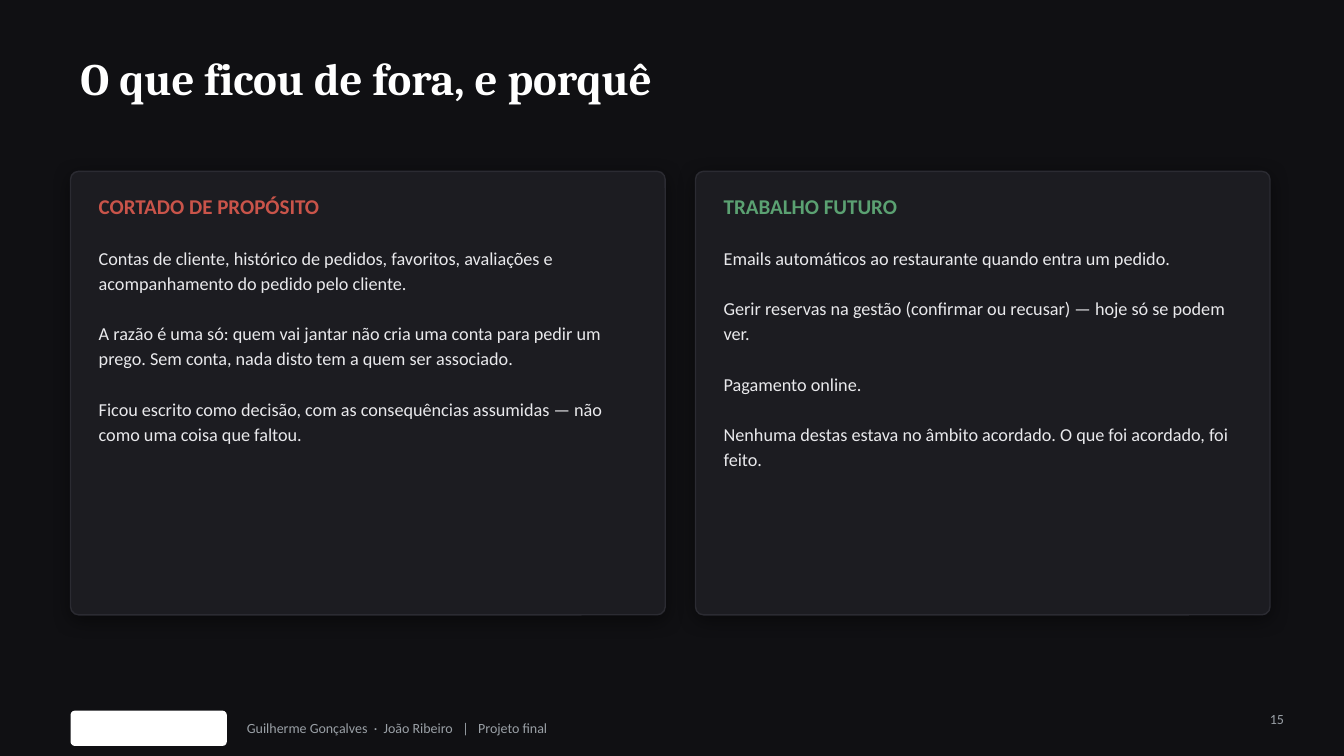
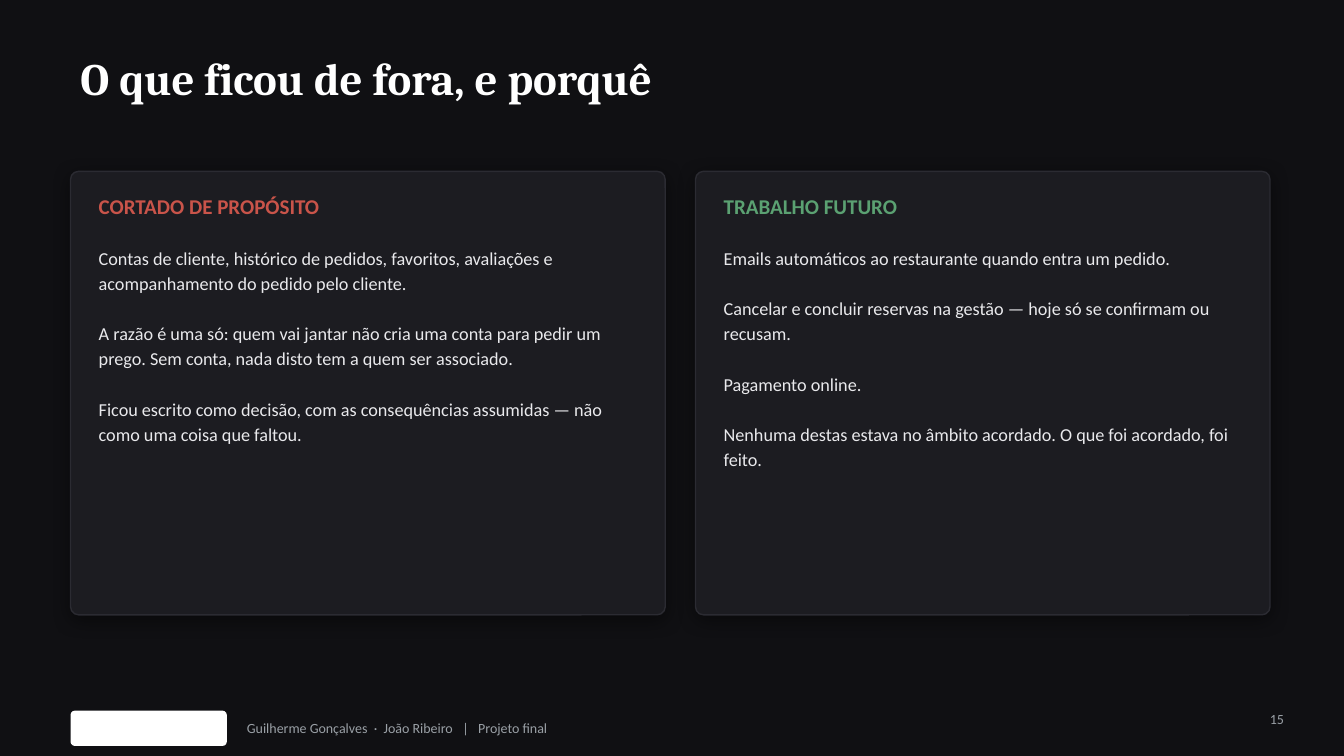
Before and after one commit to Azulindo/Projeto-Final, a slide deck: slide 15 of docs/apresentacao.pptx. Drawn at 1344x756 pixels with LibreOffice and Linux fonts; fonts in the diff are those of the drawing; background and template pictures are left out. Boxes give left, top, right and bottom in pixels: in the first picture for what was removed or moved away, otherwise in the second. Text is boxed around its words. In the diff, an @@ line names an element or a change of style, - is before the commit and + after.

Commit message:
Reservas: confirmar e recusar, com docs e relatorio atualizados

```diff
--- a/docs/apresentacao.pptx
+++ b/docs/apresentacao.pptx
@@ text at (724,302,1209,340): text changed @@
-Gerir reservas na gestão (confirmar ou recusar) — hoje só se podem ver.
+Cancelar e concluir reservas na gestão — hoje só se confirmam ou recusam.
```
Also in this commit, not shown: 2 other slides changed, 12 other files.
